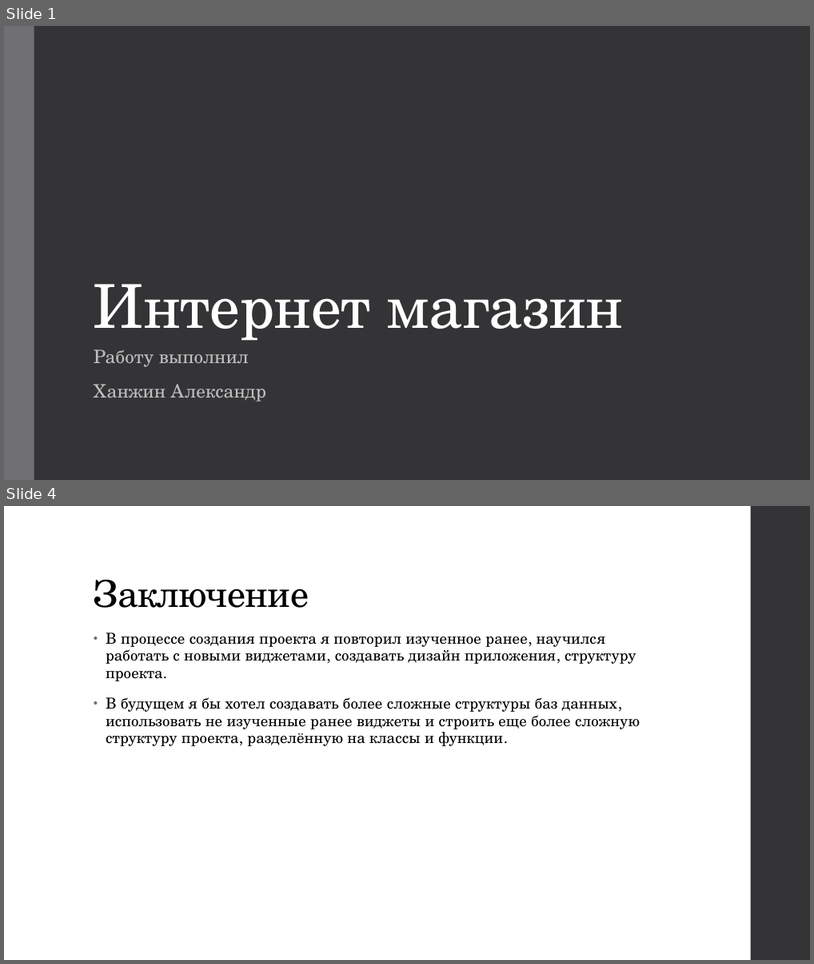
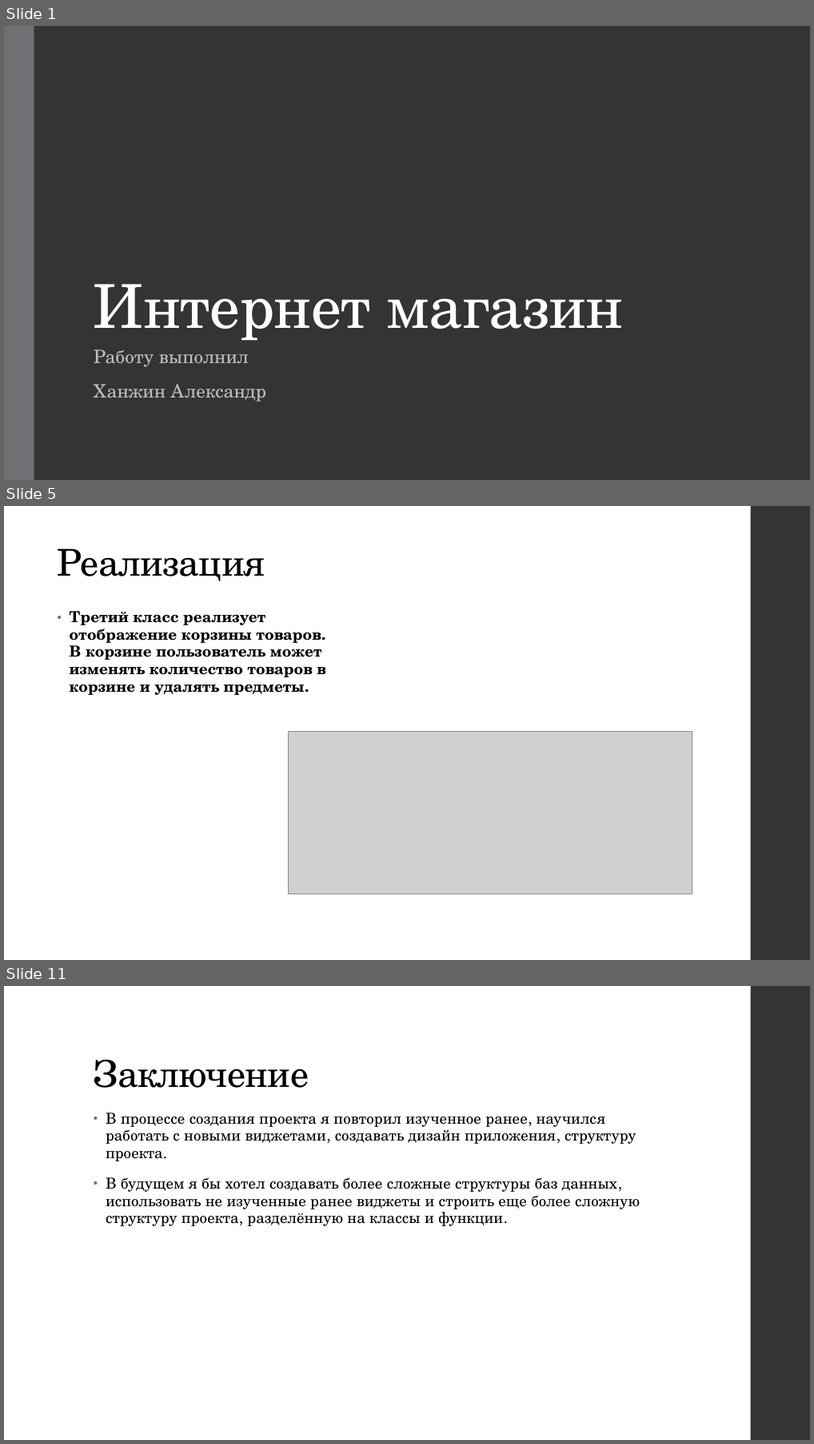
Before and after one commit to Asklit/online_store_public, a slide deck: online_store.pptx. Shown one above the other, each under a label of ours: slides 1 and 4 before the commit, slides 1, 5 and 11 after it; the slides between them are not shown. The pictures are 814x964 and 814x1444 pixels, drawn with LibreOffice and Linux fonts; fonts in the diff are those of the drawing; grey boxes stand for pictures. Boxes give left, top, right and bottom in pixels: in the first picture for what was removed or moved away, otherwise in the second. Text is boxed around its words. In the diff, an @@ line names an element or a change of style, - is before the commit and + after.

```diff
--- a/online_store.pptx
+++ b/online_store.pptx
@@ slide 5 added at [4, 506, 810, 960], background #FFFFFF; not listed: 1 template element that a slide beside it also shows @@
@@ title added at [58, 548, 266, 581], 44 pt, text #000000 @@
+Реализация
@@ text added at [70, 611, 326, 695], 18 pt, text #000000, bold @@
+• Третий класс реализует отображение корзины товаров. В корзине пользователь может изменять количество товаров в корзине и удалять предметы.
@@ picture added at [288, 732, 693, 894] @@
@@ what was slide 4 is now slide 11 @@
```
Also in this commit, not shown: 2 slides changed, 6 other slides added.
